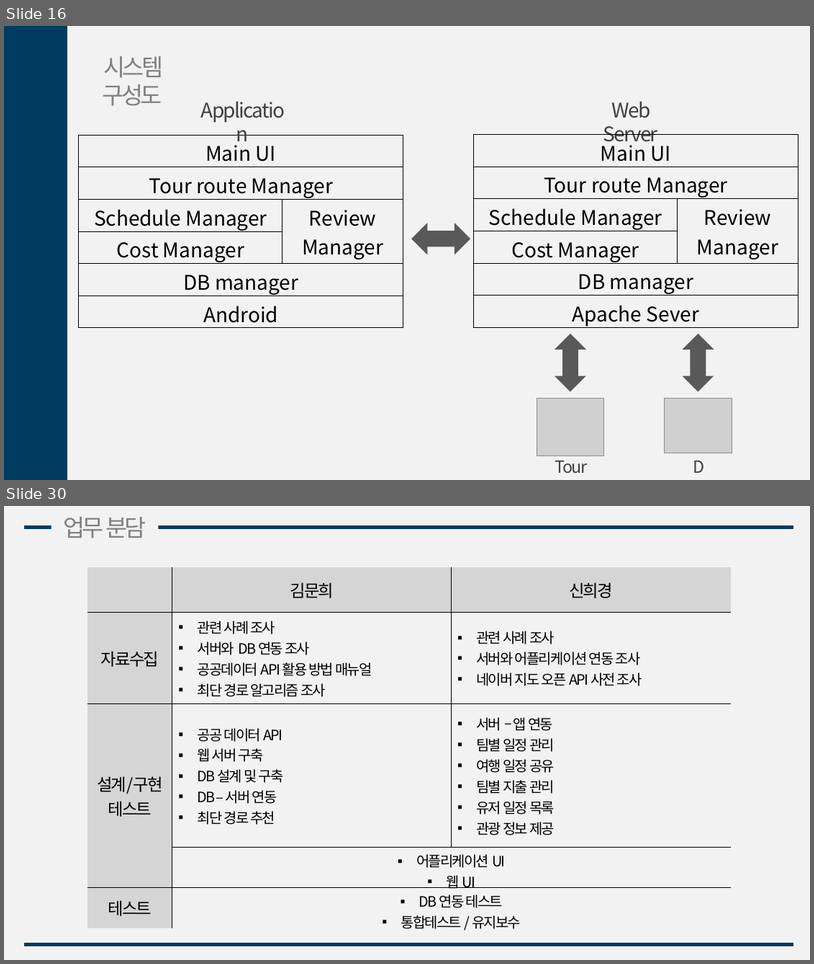
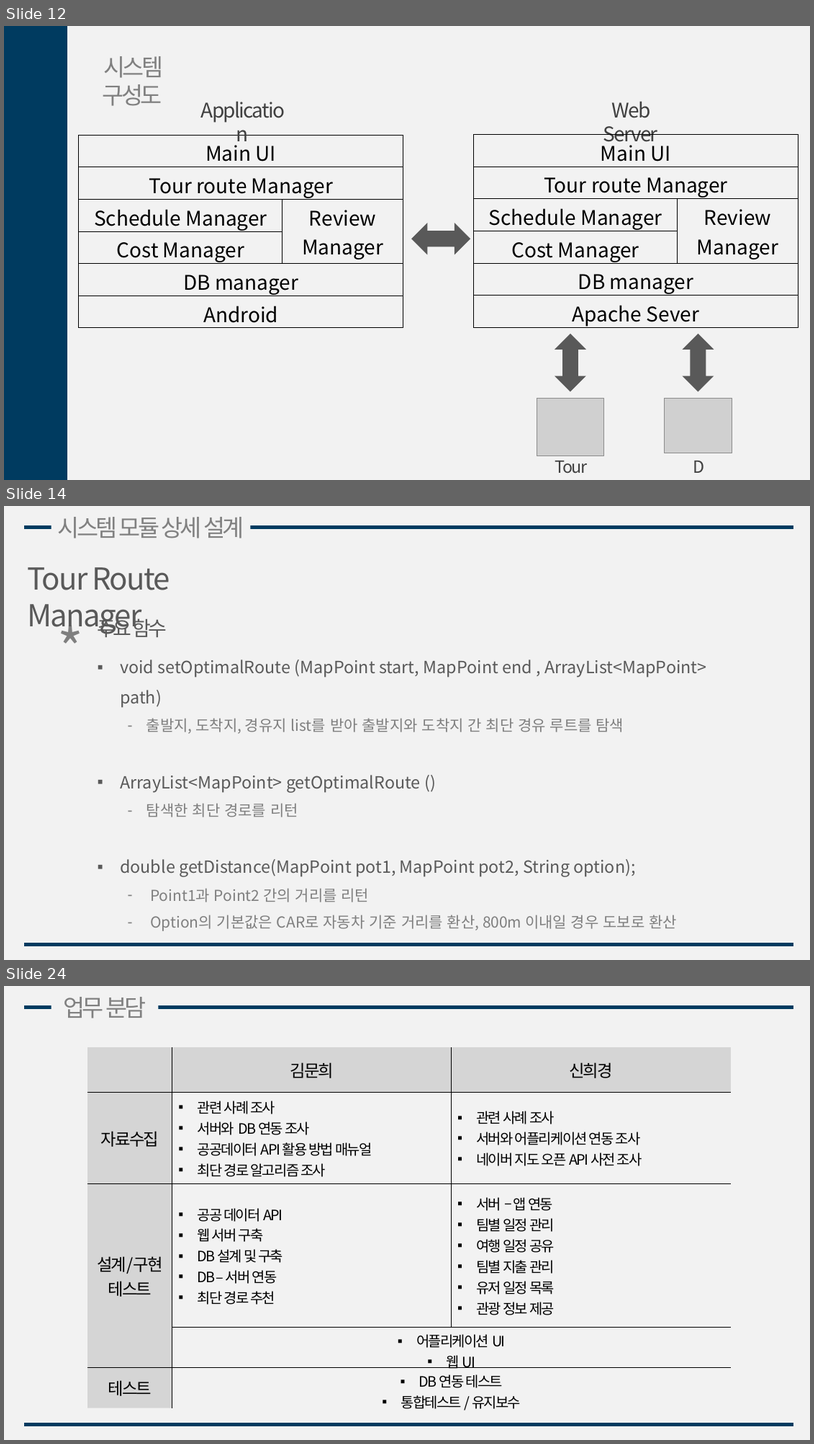
Before and after one commit to gmlrud1211/project, a slide deck: document/설계서.pptx. Shown one above the other, each under a label of ours: slides 16 and 30 before the commit, slides 12, 14 and 24 after it; the slides between them are not shown. The pictures are 814x964 and 814x1444 pixels, drawn with LibreOffice and Linux fonts; fonts in the diff are those of the drawing; grey boxes stand for pictures. Boxes give left, top, right and bottom in pixels: in the first picture for what was removed or moved away, otherwise in the second. Text is boxed around its words. In the diff, an @@ line names an element or a change of style, - is before the commit and + after.

Commit message:
app update & 설계발표

```diff
--- a/document/설계서.pptx
+++ b/document/설계서.pptx
@@ slide 14 added at (4,506,810,960), background #F2F2F2 @@
@@ line added from (25, 527) to (794, 527), #003B60 4 pt @@
@@ text added at (58,517,244,538), 28 pt, text #808080 @@
+시스템 모듈 상세 설계
@@ text added at (27,567,170,633), 36 pt, text #595959 @@
+Tour Route Manager
@@ text added at (52,612,107,677), 66 pt, text #7F7F7F @@
+*
@@ text added at (98,615,167,637), 24 pt, text #595959 @@
+주요 함수
@@ text added at (120,659,707,931), 20 pt, text #595959 @@
+▪ void setOptimalRoute (MapPoint start, MapPoint end , ArrayList<MapPoint> path)
+  – 출발지, 도착지, 경유지 list를 받아 출발지와 도착지 간 최단 경유 루트를 탐색
+▪ ArrayList<MapPoint> getOptimalRoute ()
+  – 탐색한 최단 경로를 리턴
+▪ double getDistance(MapPoint pot1, MapPoint pot2, String option);
+  – Point1과 Point2 간의 거리를 리턴
+  – Option의 기본값은 CAR로 자동차 기준 거리를 환산, 800m 이내일 경우 도보로 환산
@@ line added from (25, 944) to (794, 944), #003B60 4 pt @@
@@ what was slide 16 is now slide 12 @@
@@ what was slide 30 is now slide 24 @@
```
Also in this commit, not shown: 8 slides changed, 6 other slides added, 13 slides removed, 6 other files.
